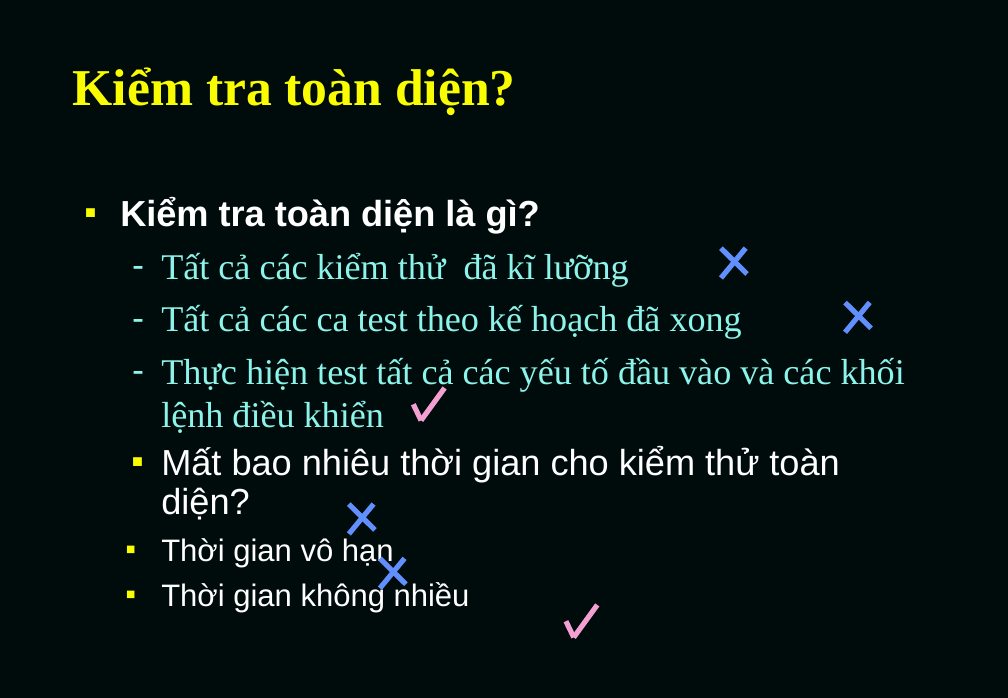
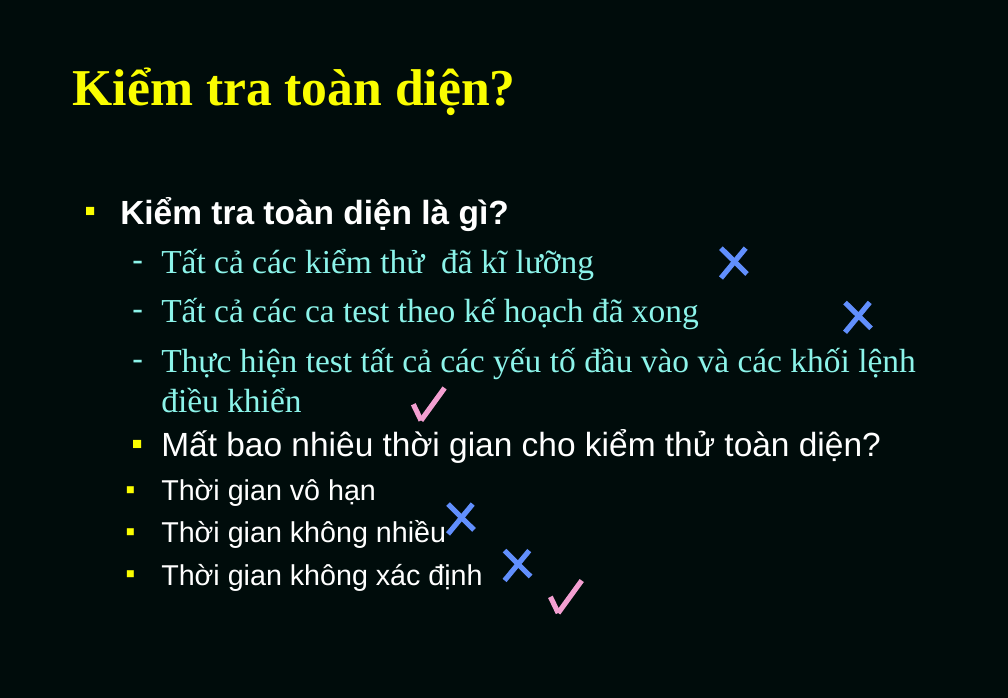
Before and after one commit to TesterRepo/kiemthu_Group1, a slide deck: slide 12 of ISTQBCH1-nhóm 1.ppt. Drawn at 1008x698 pixels with LibreOffice and Linux fonts; fonts in the diff are those of the drawing. Boxes give left, top, right and bottom in pixels: in the first picture for what was removed or moved away, otherwise in the second. Text is boxed around its words. In the diff, an @@ line names an element or a change of style, - is before the commit and + after.

```diff
--- a/ISTQBCH1-nhóm 1.ppt
+++ b/ISTQBCH1-nhóm 1.ppt
@@ text at [120,197,916,548]: size 28 to 25.9 pt in "Kiểm tra toàn diện là gì?", "Tất cả các kiểm thử đã kĩ ...", "Tất cả các ca test theo kế ...", "Thực hiện test tất cả các yếu ..." and 1 more places; size 24 to 22.2 pt in "Thời gian vô hạn", "Thời gian không nhiều" @@
@@ line moved from (349, 504) - (375, 529) to (448, 504) - (474, 529) @@
@@ line moved from (349, 534) - (374, 504) to (448, 534) - (472, 504) @@
@@ text at [161,564,482,590]: paragraph added @@
+    ■ Thời gian không xác định
@@ line moved from (379, 588) - (405, 558) to (504, 580) - (529, 550) @@
@@ line moved from (379, 558) - (405, 584) to (504, 550) - (530, 576) @@
@@ line moved from (565, 621) - (574, 637) to (550, 596) - (558, 613) @@
@@ line moved from (574, 637) - (597, 604) to (558, 613) - (581, 580) @@
```
Also in this commit, not shown: 24 other slides changed.
